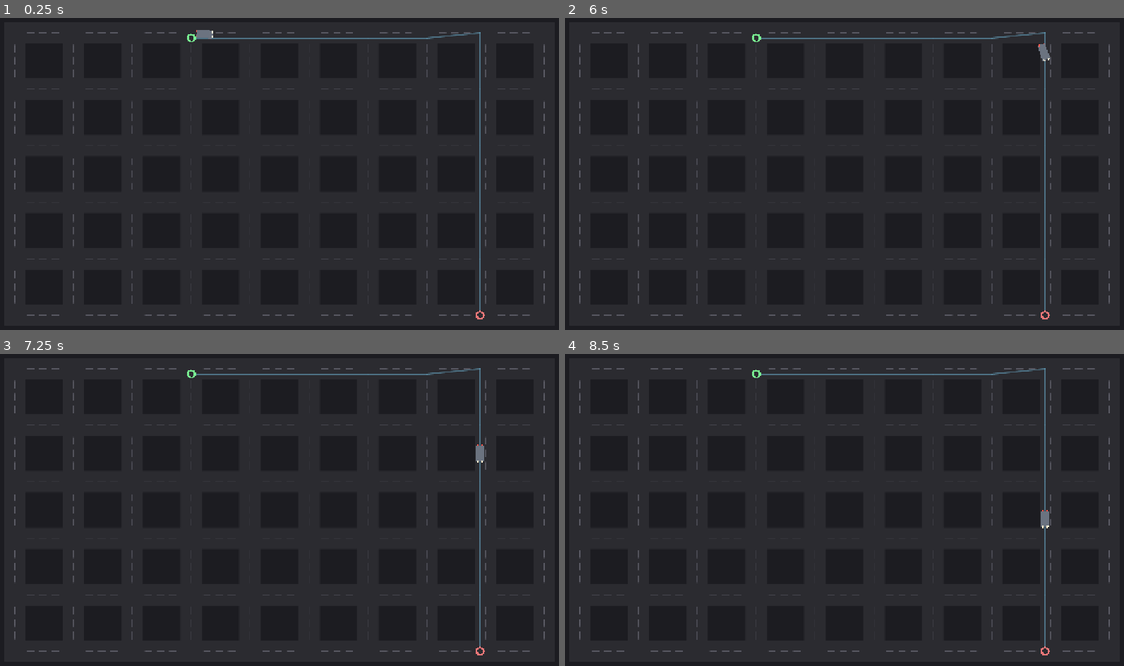
Above: before the commit, frames 1-4 (two rows, left to right).
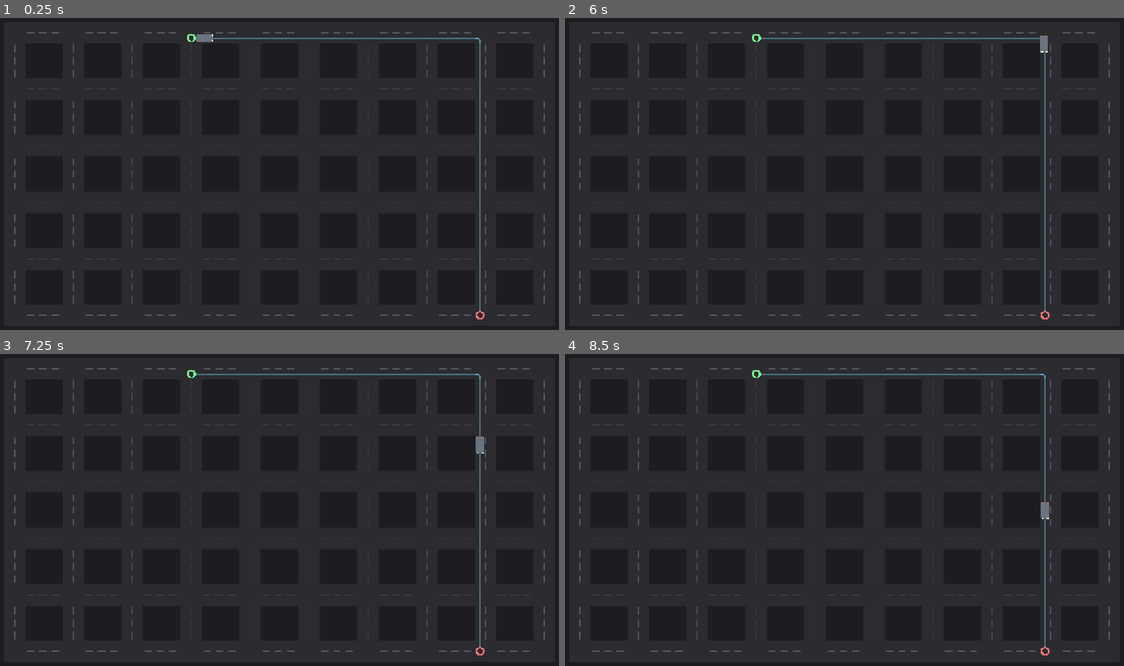
Above: after the commit, the same moments.

Repository: kristofsw/city-traffic-sim
Game: Godot game, scene res://scenes/main.tscn
Same seed, same stepped clock (60 frames per second), same inputs: the game is played once before the commit and once after it.
Inputs:
- Up to frame 1 (0.25 s): no input
- Up to frame 2 (6 s): tap Enter at 0.5, 2, 3.5 s; tap Space at 1.25, 2.75, 4.25 s
- Up to frame 3 (7.25 s): no input
- Up to frame 4 (8.5 s): no input

The runs differ from the first frame. In frame 1, 0.2% of the frame differs, in the area x 35-86%, y 3-9%; in frame 2, 0.2%; in frame 3, 0.2%; in frame 4, 0.2%, in the area x 76-87%, y 4-56%.

Commit message:
fix: start on right lane, route line through turns, smooth heading
- Start position: assign_path now sets position_on_road to the first
  trajectory point (right-lane offset) instead of the intersection
  center, so the car never appears in the oncoming lane at spawn or
  after repathing.
- Route line: rewrite _draw_route to build the same offset trajectory
  (straight + bezier arcs) as the vehicle, so the cyan line follows the
  right lane through intersections instead of cutting across the center.
- Heading smoothness: set heading directly to the travel direction
  instead of lerping. The precomputed trajectory with densely sampled
  bezier arcs (24 samples, turn_radius 22) already produces smooth
  direction changes; lerping introduced lag/choppiness at arc boundaries.
- Tune: arrival_radius 3->2, turn_radius 18->22, bezier_samples 14->24.

Diff:
--- a/scripts/road_grid.gd
+++ b/scripts/road_grid.gd
@@ -20,6 +20,7 @@
 @export var lane_width: float = 24.0
 @export var show_debug: bool = false
 @export var lane_offset: float = 12.0  # right-hand lane offset, matches vehicle
+@export var turn_radius_for_route: float = 22.0  # matches vehicle turn_radius
 
 var generator: GridGenerator = null
 var graph: RoadGraph = null
@@ -80,28 +81,71 @@
 func _draw_route() -> void:
 	if route_path.size() < 2:
 		return
-	# Compute the right-hand offset world position for each path node, using
-	# the direction of the segment LEAVING that node (so the route line and the
-	# A/B markers sit on the right lane the vehicle actually drives on).
-	var offset_points: Array[Vector2] = []
-	for i in range(route_path.size()):
-		var key: Vector2i = route_path[i]
-		var p: Vector2 = graph.world_of(key)
-		var dir: Vector2
-		if i < route_path.size() - 1:
-			dir = (graph.world_of(route_path[i + 1]) - p).normalized()
+	# Build the same right-lane offset trajectory the vehicle follows:
+	# straight portions on the right lane + bezier arcs at turns.
+	# This keeps the route line on the right lane through intersections
+	# instead of cutting across the center.
+	var pts: Array[Vector2] = _build_route_offset_points()
+	if pts.size() < 2:
+		return
+	for i in range(pts.size() - 1):
+		draw_line(pts[i], pts[i + 1], ROUTE_LINE_COLOR, 3.0, true)
+	# Start (A) ring: green, on the right lane.
+	_draw_ring(pts[0], 10.0, ROUTE_START_COLOR)
+	# Goal (B) ring: red, on the right lane.
+	_draw_ring(pts[pts.size() - 1], 10.0, ROUTE_GOAL_COLOR)
+
+func _build_route_offset_points() -> Array[Vector2]:
+	var p: Array[Vector2i] = route_path
+	var out: Array[Vector2] = []
+	if p.size() < 2:
+		return out
+	# Per-segment direction, right-hand perpendicular, entry/exit offsets.
+	var dirs: Array[Vector2] = []
+	var entries: Array[Vector2] = []
+	var exits: Array[Vector2] = []
+	for i in range(p.size() - 1):
+		var a: Vector2 = graph.world_of(p[i])
+		var b: Vector2 = graph.world_of(p[i + 1])
+		var d: Vector2 = (b - a).normalized()
+		var perp: Vector2 = Vector2(-d.y, d.x)
+		dirs.append(d)
+		entries.append(a + perp * lane_offset)
+		exits.append(b + perp * lane_offset)
+	var current_pos: Vector2 = entries[0]
+	out.append(current_pos)
+	for i in range(p.size() - 1):
+		var is_last: bool = (i == p.size() - 2)
+		var has_turn: bool = false
+		if not is_last:
+			has_turn = dirs[i].dot(dirs[i + 1]) < 0.99
+		if is_last or not has_turn:
+			if current_pos.distance_to(exits[i]) > 1.0:
+				out.append(exits[i])
+			current_pos = exits[i]
 		else:
-			# Last node: use the direction of the segment that arrived here.
-			dir = (p - graph.world_of(route_path[i - 1])).normalized()
-		var perp: Vector2 = Vector2(-dir.y, dir.x)  # right-hand perpendicular (y-down)
-		offset_points.append(p + perp * lane_offset)
-	# Soft cyan polyline through the offset positions (the right lane).
-	for i in range(offset_points.size() - 1):
-		draw_line(offset_points[i], offset_points[i + 1], ROUTE_LINE_COLOR, 3.0, true)
-	# Start (A) ring: green, on the right lane.
-	_draw_ring(offset_points[0], 10.0, ROUTE_START_COLOR)
-	# Goal (B) ring: red, on the right lane.
-	_draw_ring(offset_points[offset_points.size() - 1], 10.0, ROUTE_GOAL_COLOR)
+			var seg_len: float = entries[i].distance_to(exits[i])
+			var next_seg_len: float = entries[i + 1].distance_to(exits[i + 1])
+			var tr: float = min(turn_radius_for_route, seg_len * 0.4, next_seg_len * 0.4)
+			tr = max(tr, 2.0)
+			var approach: Vector2 = exits[i] - dirs[i] * tr
+			var leave: Vector2 = entries[i + 1] + dirs[i + 1] * tr
+			if current_pos.distance_to(approach) > 1.0:
+				out.append(approach)
+			var cross: float = dirs[i].x * dirs[i + 1].y - dirs[i].y * dirs[i + 1].x
+			if abs(cross) < 0.001:
+				out.append(leave)
+			else:
+				var delta: Vector2 = leave - approach
+				var t_ctrl: float = (delta.x * dirs[i + 1].y - delta.y * dirs[i + 1].x) / cross
+				var control: Vector2 = approach + dirs[i] * t_ctrl
+				var samples: int = 18
+				for s in range(1, samples + 1):
+					var bt: float = float(s) / float(samples)
+					var pt: Vector2 = approach.lerp(control, bt).lerp(control.lerp(leave, bt), bt)
+					out.append(pt)
+			current_pos = leave
+	return out
 
 func _draw_ring(center: Vector2, radius: float, color: Color) -> void:
 	draw_circle(center, radius, color)
--- a/scripts/vehicle_controller.gd
+++ b/scripts/vehicle_controller.gd
@@ -13,11 +13,11 @@
 const TAILLIGHT_COLOR := Color(1.0, 0.35, 0.30, 1)    # #ff5a4d
 
 @export var speed: float = 120.0            # px / sec
-@export var rotation_speed: float = 8.0     # rad / sec (lerp factor for heading)
+@export var rotation_speed: float = 12.0    # rad / sec (lerp factor for heading)
 @export var lane_offset: float = 12.0       # half-lane, right-hand drive
-@export var arrival_radius: float = 3.0     # px tolerance for "reached waypoint"
-@export var turn_radius: float = 18.0       # px; pull-back before intersection for arc
-@export var bezier_samples: int = 14        # samples per turn arc
+@export var arrival_radius: float = 2.0     # px tolerance for "reached waypoint"
+@export var turn_radius: float = 22.0       # px; pull-back before intersection for arc
+@export var bezier_samples: int = 24        # samples per turn arc
 @export var debug_lane: bool = false        # log signed lane offset each frame
 
 var graph: RoadGraph = null
@@ -35,9 +35,12 @@
 	path = new_path
 	traj_index = 0
 	trajectory = _build_trajectory(new_path)
+	# Start the car ON the right lane (first trajectory point), not at the
+	# intersection center, so it never appears in the oncoming lane.
+	if trajectory.size() >= 1:
+		position_on_road = trajectory[0]
+		position = position_on_road
 	if path.size() >= 1:
-		position_on_road = graph.world_of(path[0])
-		position = position_on_road
 		_current_segment_key = path[0]
 	if trajectory.size() >= 2:
 		heading = (trajectory[1] - trajectory[0]).angle()
@@ -145,9 +148,10 @@
 	var step: float = min(speed * delta, dist)
 	position_on_road += to_target.normalized() * step
 	position = position_on_road
-	# Smoothly rotate heading toward travel direction.
-	var desired: float = to_target.angle()
-	heading = lerp_angle(heading, desired, clamp(rotation_speed * delta, 0.0, 1.0))
+	# Set heading directly to the travel direction. The precomputed trajectory
+	# (with densely sampled bezier arcs) already produces smooth direction
+	# changes, so lerping introduces lag/choppiness at turn boundaries.
+	heading = to_target.angle()
 	queue_redraw()
 
 func _estimate_current_segment() -> Vector2i:
